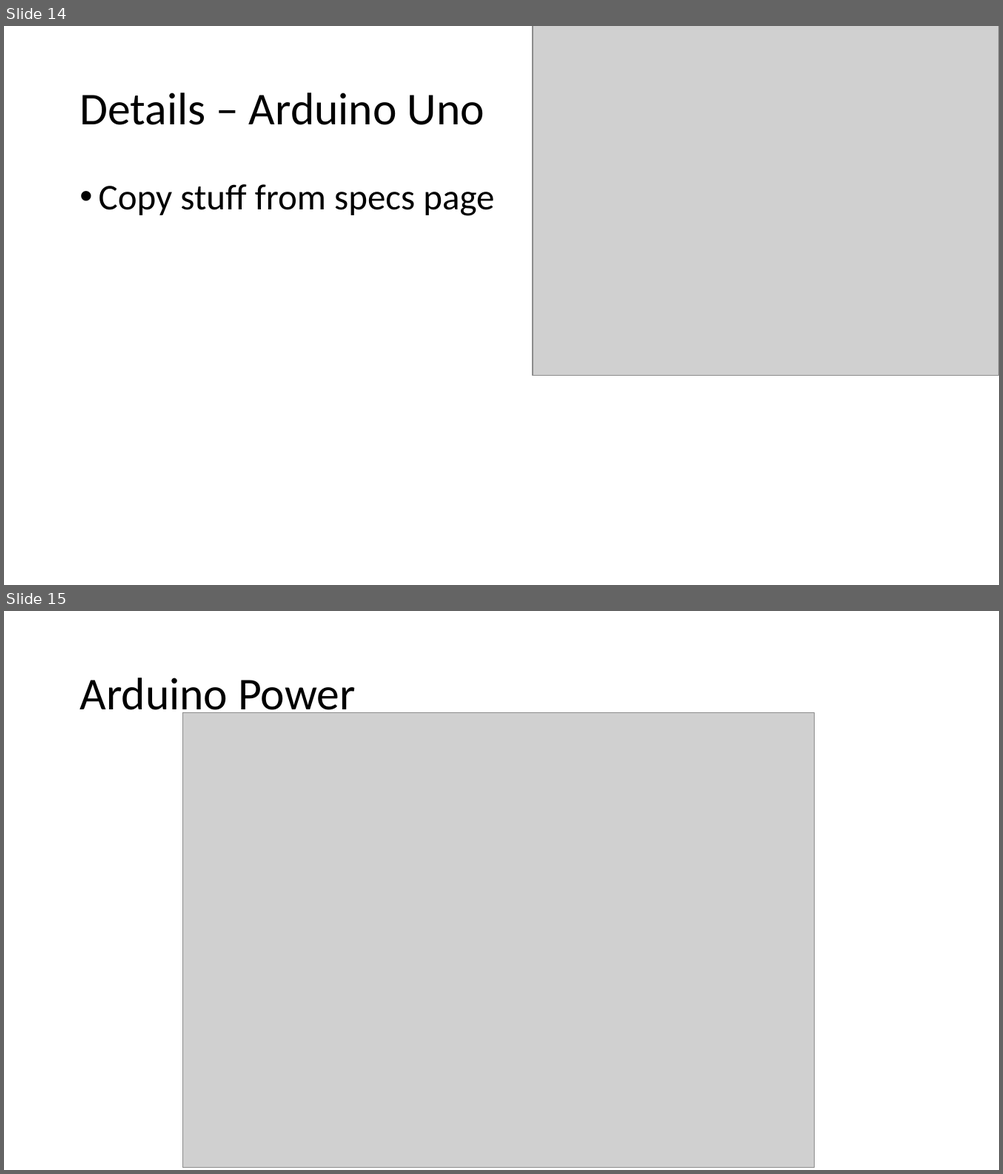
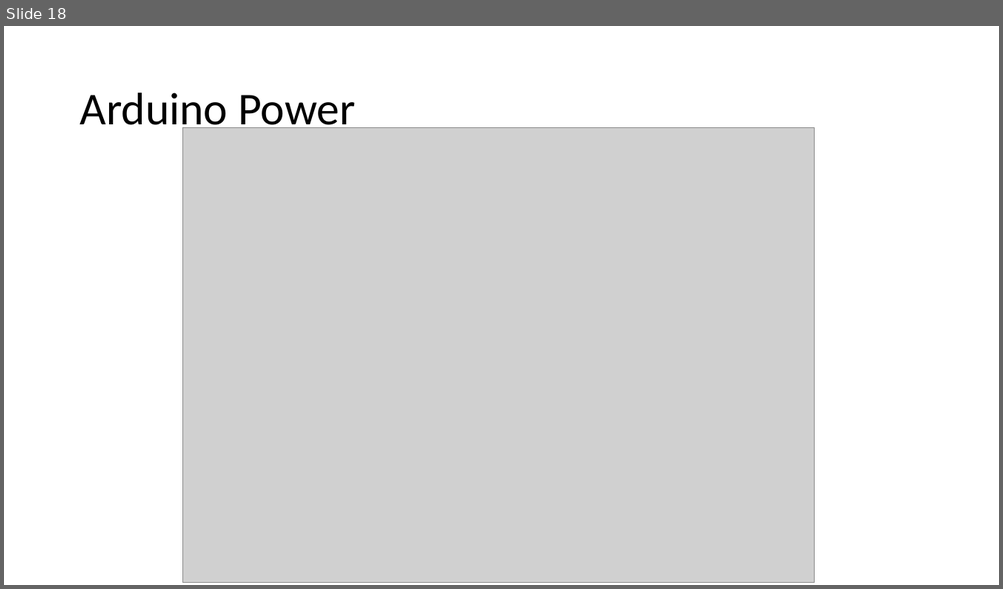
Before and after one commit to rchatrath7/PDH-Workshops, a slide deck: vishal-sensors-lecture/Sensor Lecture.pptx. Shown one above the other, each under a label of ours: slides 14 and 15 before the commit, slide 18 after it. The pictures are 1003x1174 and 1003x589 pixels, drawn with LibreOffice and Linux fonts; fonts in the diff are those of the drawing; grey boxes stand for pictures. Boxes give left, top, right and bottom in pixels: in the first picture for what was removed or moved away, otherwise in the second. Text is boxed around its words. In the diff, an @@ line names an element or a change of style, - is before the commit and + after.

Commit message:
Made the powerpoint simpler and more polished. Added the sample Arduino sketches including commenting for proper wiring.

```diff
--- a/vishal-sensors-lecture/Sensor Lecture.pptx
+++ b/vishal-sensors-lecture/Sensor Lecture.pptx
@@ slide 14 removed at bbox=[4, 26, 999, 585], background #FFFFFF @@
@@ picture removed at bbox=[532, 26, 999, 376] @@
@@ title removed at bbox=[79, 93, 484, 125] @@
-Details – Arduino Uno
@@ text removed at bbox=[99, 184, 494, 216] @@
-• Copy stuff from specs page
@@ what was slide 15 is now slide 18 @@
```
Also in this commit, not shown: 8 slides changed, 11 slides added, 1 other slide removed, 4 other files.
